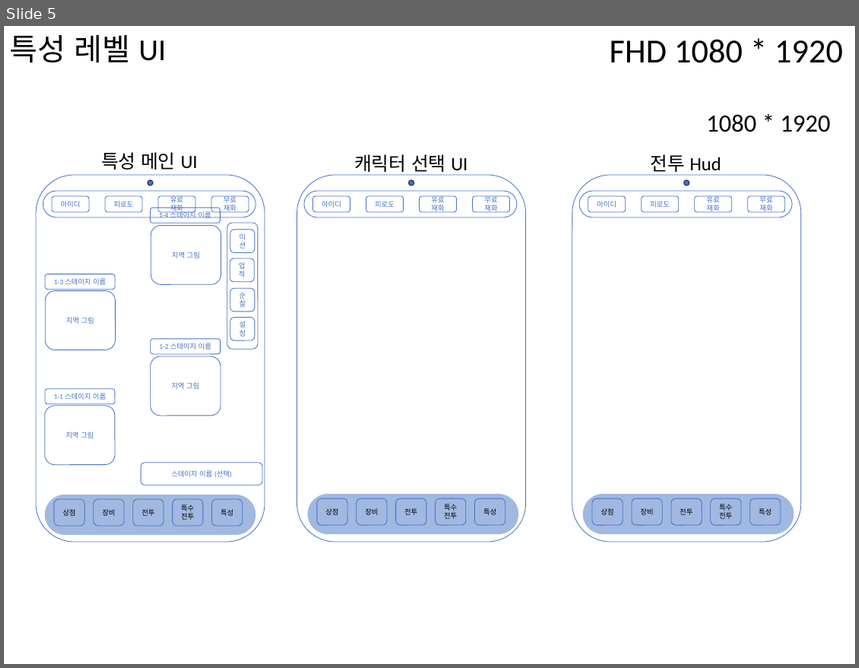
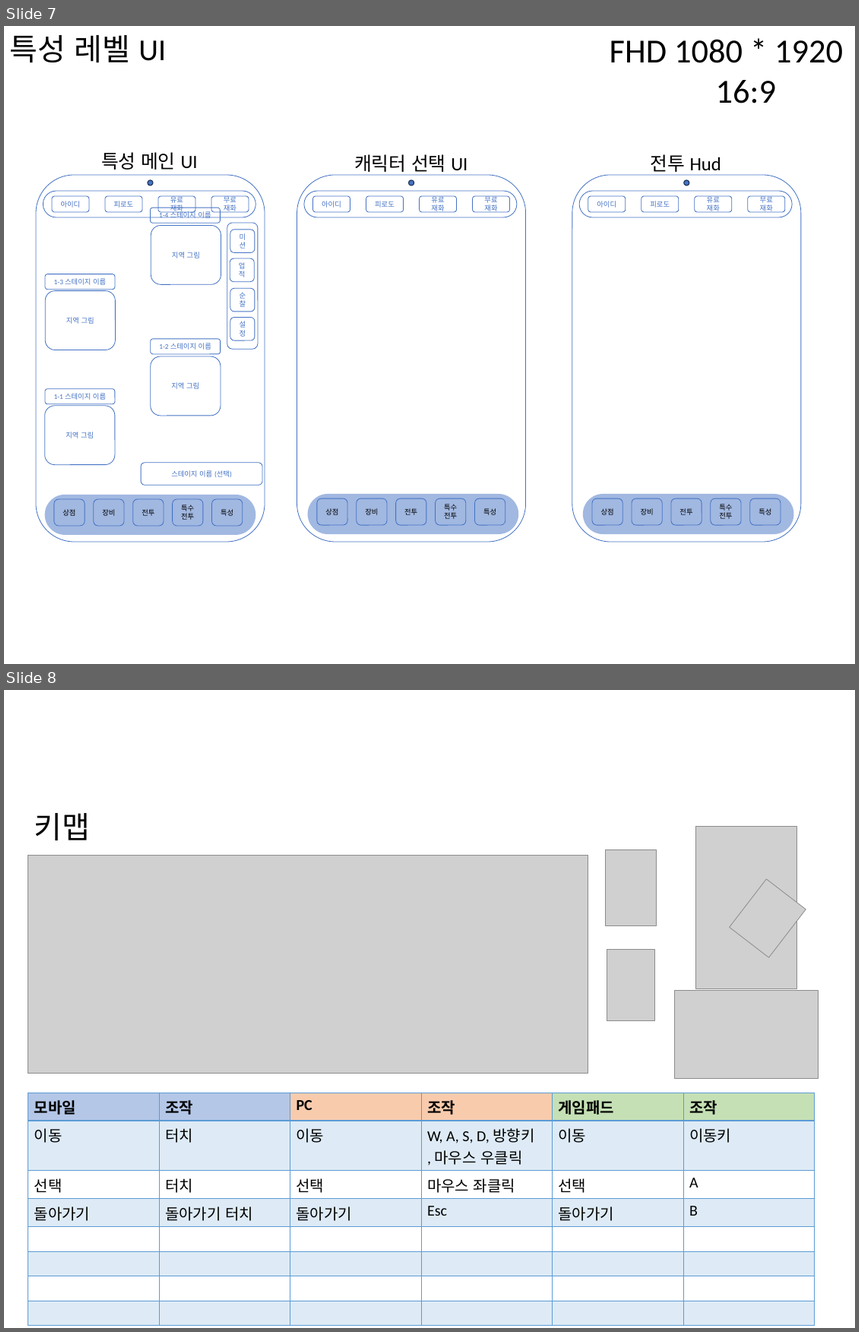
Before and after one commit to sms3072/wepatens, a slide deck: contents/동물서바이벌/동물서바이벌 ui 레이아웃.pptx. Shown one above the other, each under a label of ours: slide 5 before the commit, slides 7 and 8 after it. The pictures are 859x668 and 859x1332 pixels, drawn with LibreOffice and Linux fonts; fonts in the diff are those of the drawing; grey boxes stand for pictures. Boxes give left, top, right and bottom in pixels: in the first picture for what was removed or moved away, otherwise in the second. Text is boxed around its words. In the diff, an @@ line names an element or a change of style, - is before the commit and + after.

```diff
--- a/contents/동물서바이벌/동물서바이벌 ui 레이아웃.pptx
+++ b/contents/동물서바이벌/동물서바이벌 ui 레이아웃.pptx
@@ slide 8 added at (4,690,855,1328), background #FFFFFF @@
@@ text added at (34,813,91,840), 36 pt, text #000000 @@
+키맵
@@ picture added at (696,827,797,989) @@
@@ picture added at (28,856,588,1073) @@
@@ picture added at (605,850,656,926) @@
@@ picture added at (729,879,806,958) @@
@@ picture added at (607,950,655,1021) @@
@@ picture added at (674,991,818,1078) @@
@@ table added at (28,1093,816,1315), 8 rows, 6 columns @@
+모바일 | 조작 | PC | 조작 | 게임패드 | 조작
+이동 | 터치 | 이동 | W, A, S, D, 방향키 , 마우스 우클릭 | 이동 | 이동키
+선택 | 터치 | 선택 | 마우스 좌클릭 | 선택 | A
+돌아가기 | 돌아가기 터치 | 돌아가기 | Esc | 돌아가기 | B
+ |  |  |  |  | 
+ |  |  |  |  | 
+ |  |  |  |  | 
+ |  |  |  |  | 
@@ what was slide 5 is now slide 7 @@
@@ slide 7 changed as well @@
@@ text at (716,80,776,104): paragraph added @@
+16:9
@@ text removed at (706,114,831,132) @@
-1080 * 1920
```
Also in this commit, not shown: 4 other slides changed, 2 other slides added, 6 other files.
